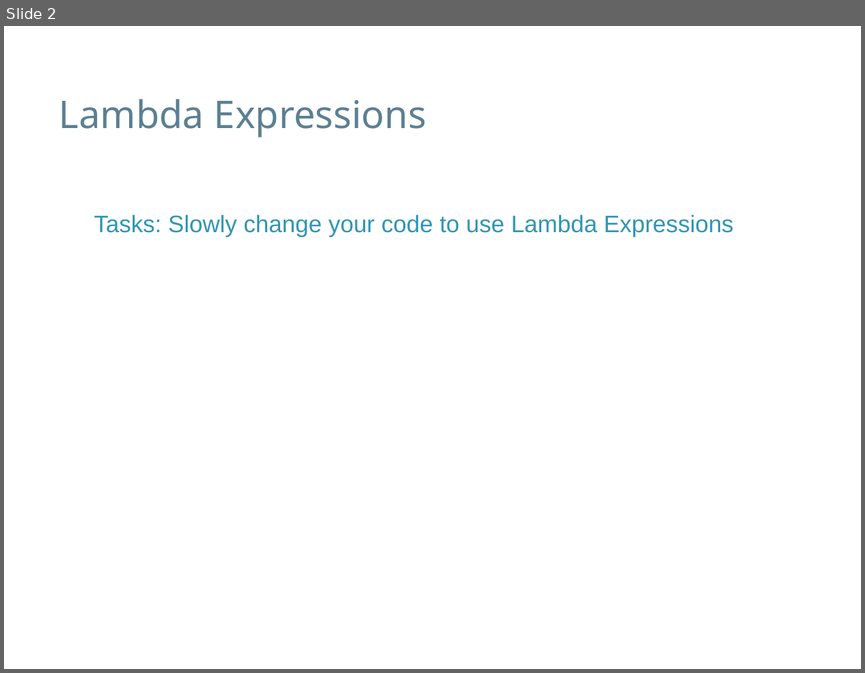
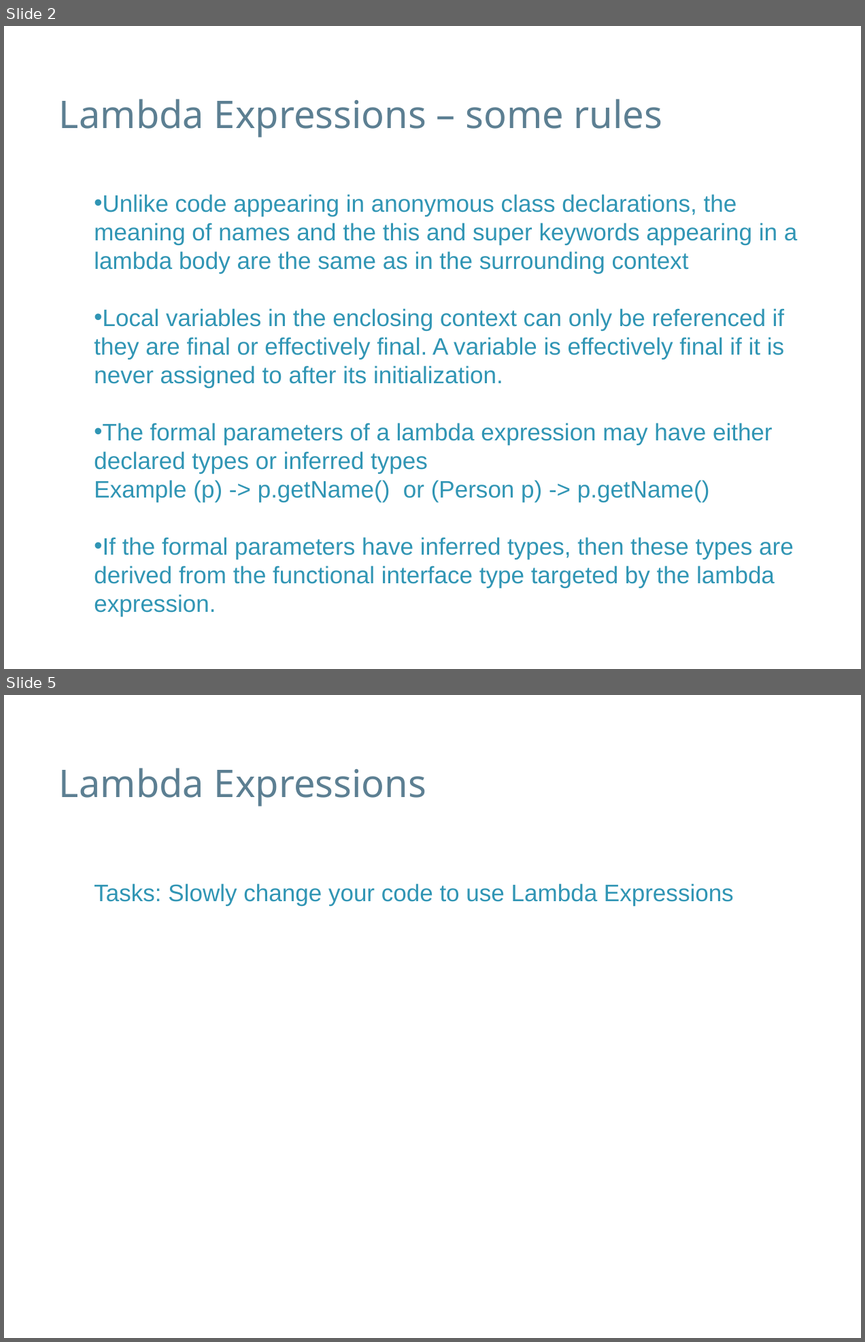
Before and after one commit to speedyswedy/Lambda, a slide deck: slides/Java 8 - Lambda Expresssions.pptx. Shown one above the other, each under a label of ours: slide 2 before the commit, slides 2 and 5 after it; the slides between them are not shown. The pictures are 865x673 and 865x1342 pixels, drawn with LibreOffice and Linux fonts; fonts in the diff are those of the drawing; background and template pictures are left out. Boxes give left, top, right and bottom in pixels: in the first picture for what was removed or moved away, otherwise in the second. Text is boxed around its words. In the diff, an @@ line names an element or a change of style, - is before the commit and + after.

Commit message:
added more information to lambda expression slide

```diff
--- a/slides/Java 8 - Lambda Expresssions.pptx
+++ b/slides/Java 8 - Lambda Expresssions.pptx
@@ slide 2 added at <box>4,26,861,669</box>, background #FFFFFF @@
@@ text added at <box>59,99,663,138</box>, 32 pt, text #5C7F92 @@
+Lambda Expressions – some rules
@@ text added at <box>94,194,797,616</box>, 20 pt, text #3095B4 @@
+• Unlike code appearing in anonymous class declarations, the meaning of names and the this and super keywords appearing in a lambda body are the same as in the surrounding context
+• Local variables in the enclosing context can only be referenced if they are final or effectively final. A variable is effectively final if it is never assigned to after its initialization.
+• The formal parameters of a lambda expression may have either declared types or inferred types
+Example (p) -> p.getName() or (Person p) -> p.getName()
+• If the formal parameters have inferred types, then these types are derived from the functional interface type targeted by the lambda expression.
@@ what was slide 2 is now slide 5 @@
```
Also in this commit, not shown: 1 slide changed, 2 other slides added, 1 other file.
